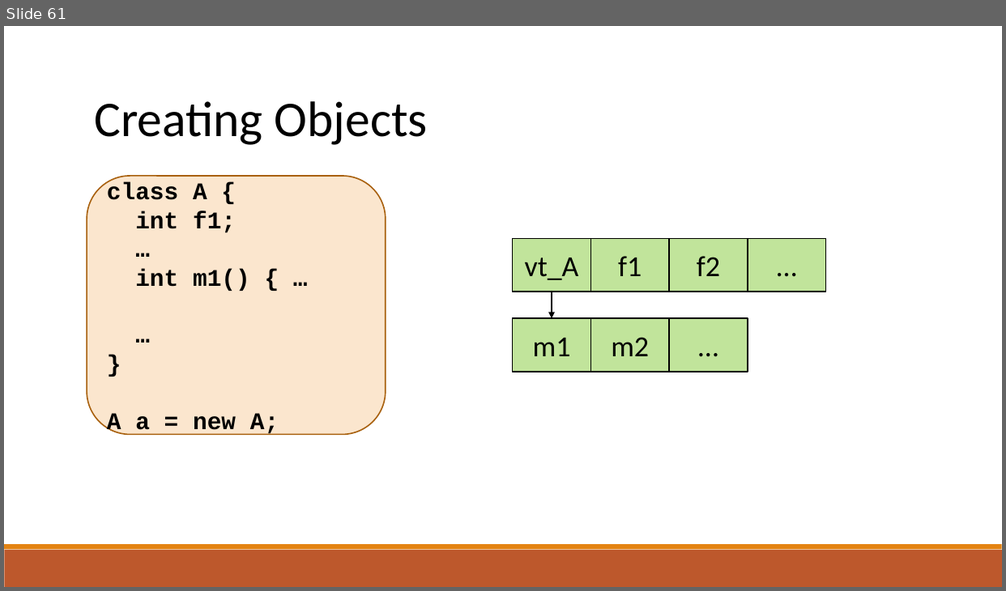
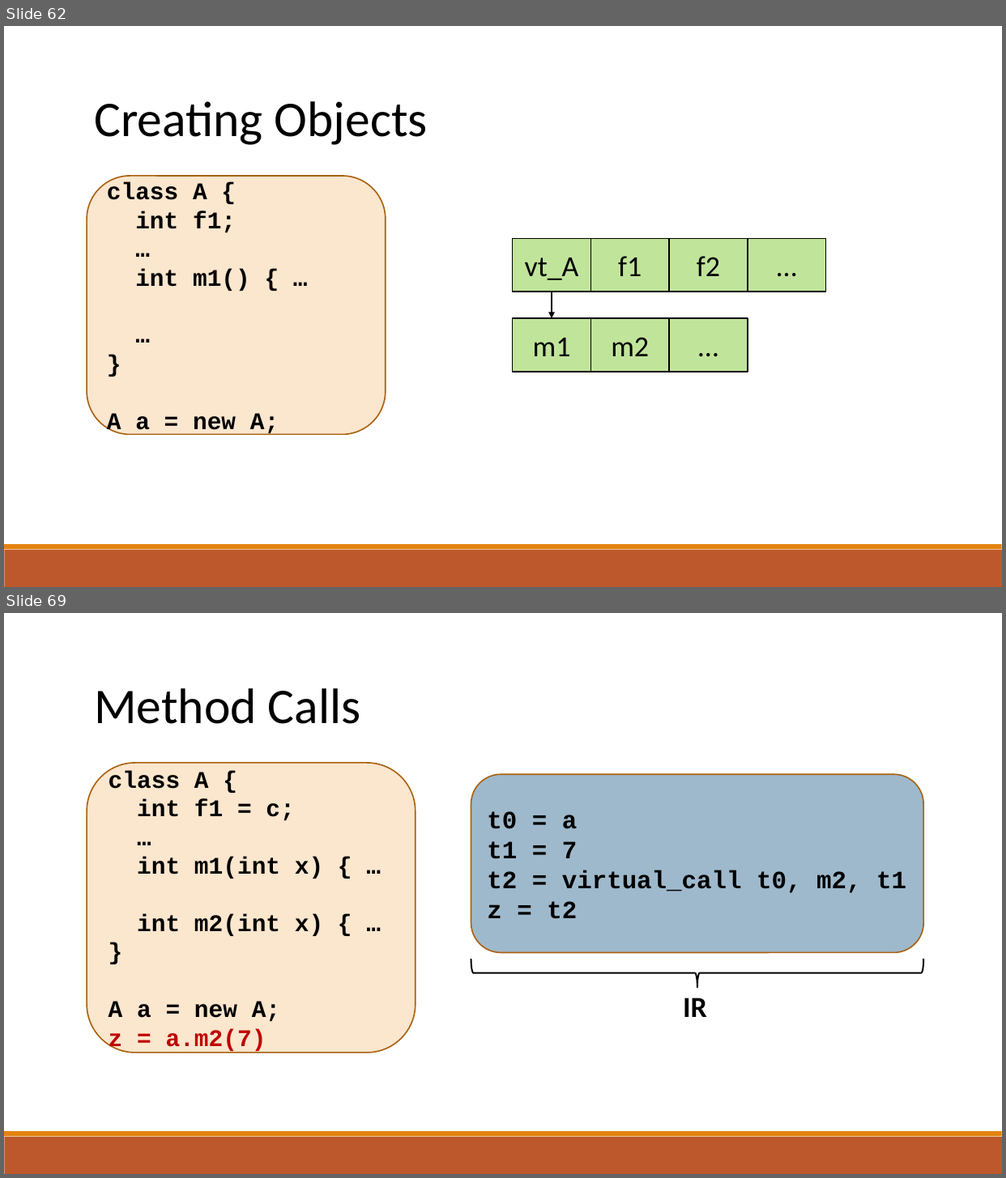
Before and after one commit to raghadzeidan/COMPILATION_TAU_FOR_STUDENTS, a slide deck: new_slides/codegen.pptx. Shown one above the other, each under a label of ours: slide 61 before the commit, slides 62 and 69 after it; the slides between them are not shown. The pictures are 1006x591 and 1006x1178 pixels, drawn with LibreOffice and Linux fonts; fonts in the diff are those of the drawing. Boxes give left, top, right and bottom in pixels: in the first picture for what was removed or moved away, otherwise in the second. Text is boxed around its words. In the diff, an @@ line names an element or a change of style, - is before the commit and + after.

```diff
--- a/new_slides/codegen.pptx
+++ b/new_slides/codegen.pptx
@@ slide 69 added at bbox=[4, 613, 1002, 1174], background #FFFFFF; not listed: 2 template elements that a slide beside it also shows @@
@@ text added at bbox=[94, 688, 361, 724], 48 pt, text #000000 @@
+Method Calls
@@ rounded rectangle added at bbox=[87, 763, 415, 1053], fill #FBE6CE, outline #A9610D 1.25 pt, 23 pt, text #000000, bold @@
+class A {
+int f1 = c;
+…
+int m1(int x) { …
+int m2(int x) { …
+}
+A a = new A;
+z = a.m2(7)
@@ rounded rectangle added at bbox=[471, 775, 924, 953], fill #40749B at 50% opacity, outline #A9610D 1.25 pt, 24 pt, text #000000, bold @@
+t0 = a
+t1 = 7
+t2 = virtual_call t0, m2, t1
+z = t2
@@ left brace added at bbox=[471, 959, 923, 988], outline #000000 1.5 pt @@
@@ text added at bbox=[683, 998, 707, 1017], 28 pt, text #000000, bold @@
+IR
@@ what was slide 61 is now slide 62 @@
```
Also in this commit, not shown: 11 slides changed, 12 other slides added, 1 other file.
